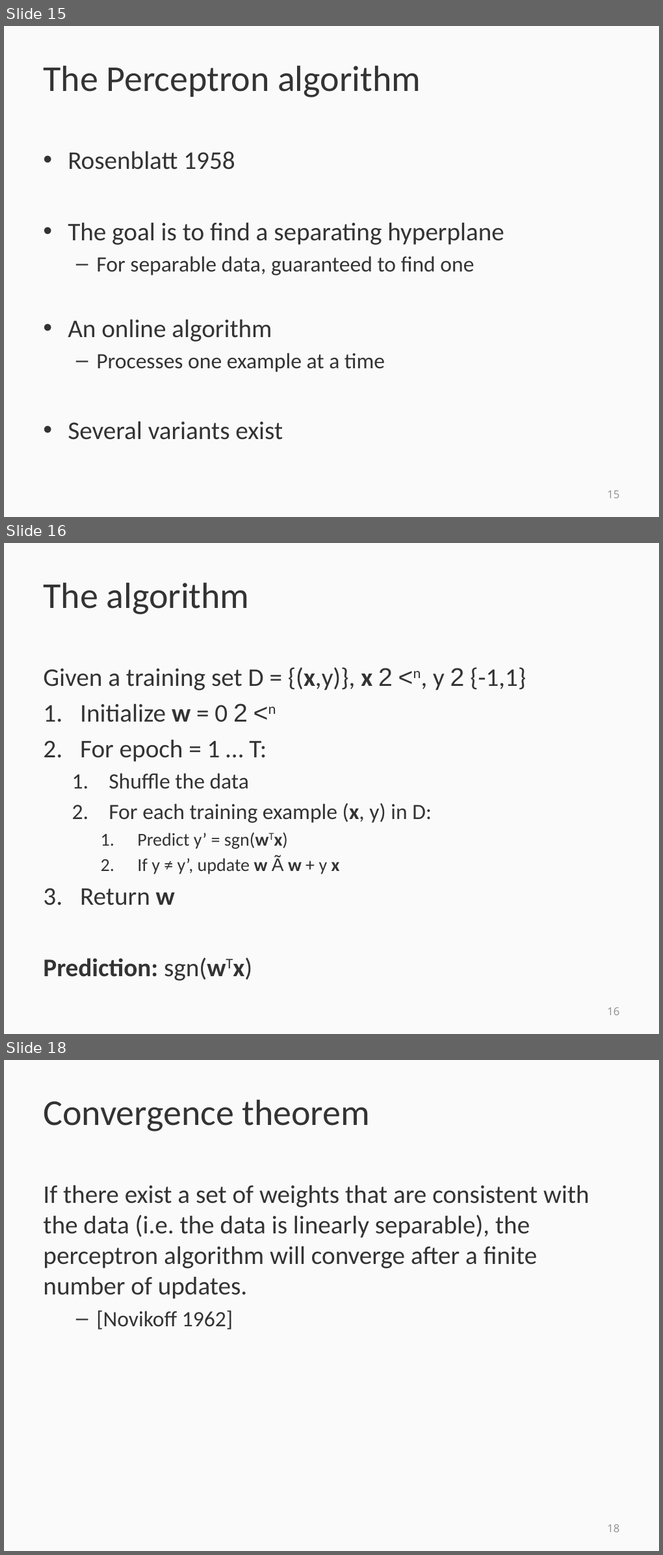
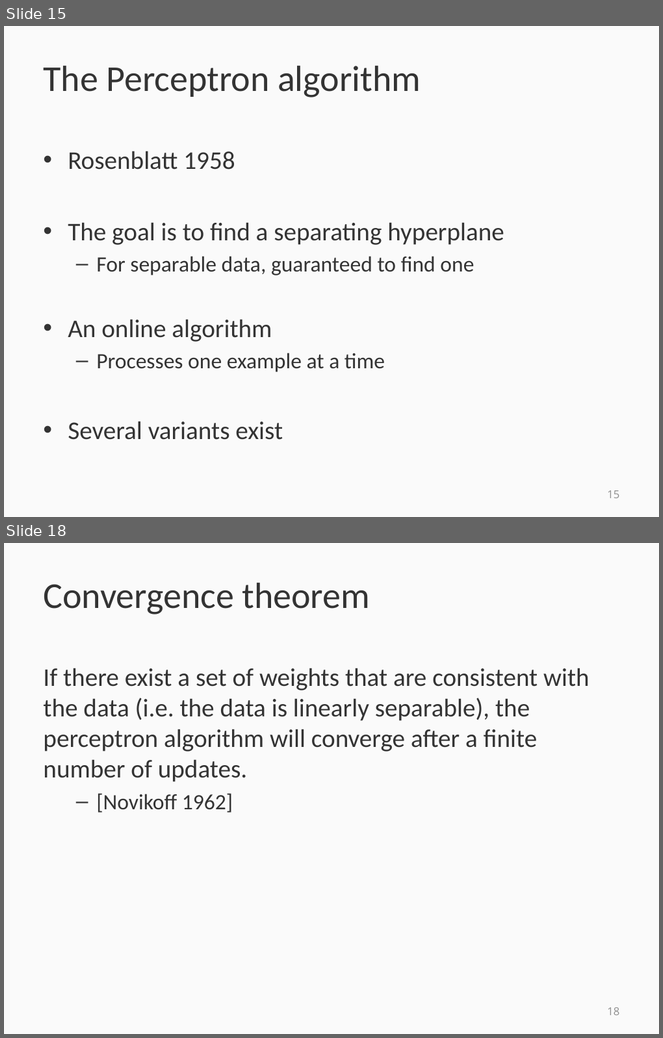
Before and after one commit to svivek/structured-prediction, a slide deck: slides/review/review.pptx. Shown one above the other, each under a label of ours: slides 15, 16 and 18 before the commit, slides 15 and 18 after it; the slides between them are not shown. The pictures are 663x1555 and 663x1038 pixels, drawn with LibreOffice and Linux fonts; fonts in the diff are those of the drawing. Boxes give left, top, right and bottom in pixels: in the first picture for what was removed or moved away, otherwise in the second. Text is boxed around its words. In the diff, an @@ line names an element or a change of style, - is before the commit and + after.

```diff
--- a/slides/review/review.pptx
+++ b/slides/review/review.pptx
@@ slide 16 removed at (4,543,659,1034), background #FAFAFA @@
@@ title removed at (43,583,250,615) @@
-The algorithm
@@ text removed at (43,667,526,981) @@
-Given a training set D = {(x,y)}, x 2 <n, y 2 {-1,1}
-1. Initialize w = 0 2 <n
-2. For epoch = 1 … T:
-  1. Shuffle the data
-  2. For each training example (x, y) in D:
-    1. Predict y’ = sgn(wTx)
-    2. If y ≠ y’, update w Ã w + y x
-3. Return w
-Prediction: sgn(wTx)
@@ page number removed at (607,1008,620,1016) @@
-16
```
Also in this commit, not shown: 5 slides changed, 2 slides added, 1 other slide removed, 3 other files.
